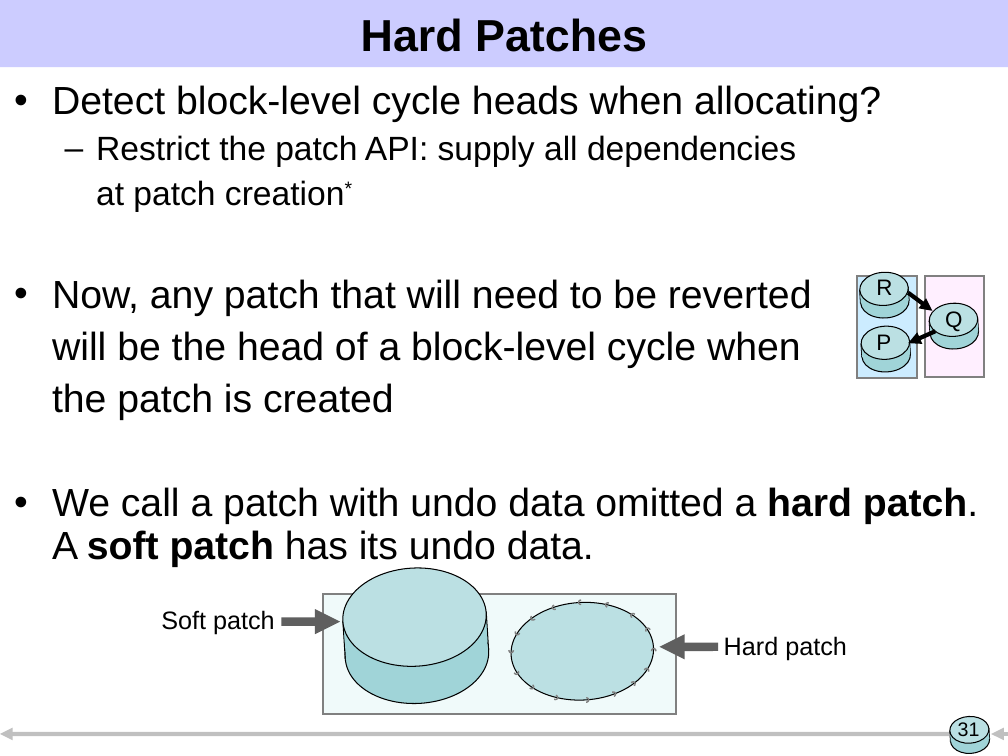
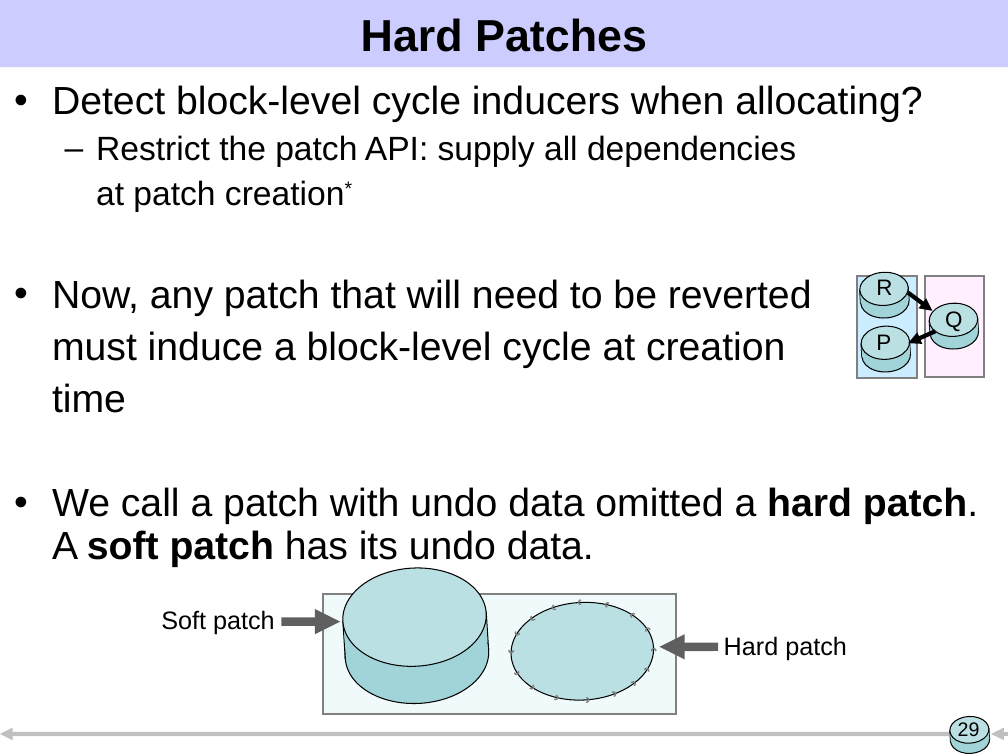
Before and after one commit to ucla-readable/fstitch-doc, a slide deck: slide 29 of sosp/pres.ppt (slide 31 before the commit). Drawn at 1008x756 pixels with LibreOffice and Linux fonts; fonts in the diff are those of the drawing. Boxes give left, top, right and bottom in pixels: in the first picture for what was removed or moved away, otherwise in the second. Text is boxed around its words. In the diff, an @@ line names an element or a change of style, - is before the commit and + after.

```diff
--- a/sosp/pres.ppt
+++ b/sosp/pres.ppt
@@ text at (52,85,922,122): text changed @@
-• Detect block-level cycle heads when allocating?
+• Detect block-level cycle inducers when allocating?
@@ text at (52,331,785,413): text changed @@
-will be the head of a block-level cycle when
-the patch is created
+must induce a block-level cycle at creation
+time
@@ page number at (958,722,980,741): text changed @@
-31
+29
```
Also in this commit, not shown: 13 other slides changed, 2 slides added, 5 slides removed, 1 other file.
